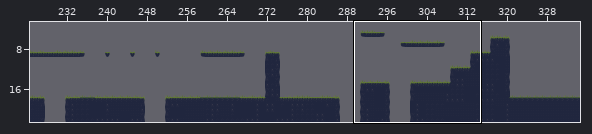
Tiled map, stored at ScifiDruid/bin/Debug/net6.0/Content/Stage1.tmx. Above: a wide view before the commit, with the close-up outlined.
Close-up. The starting point:
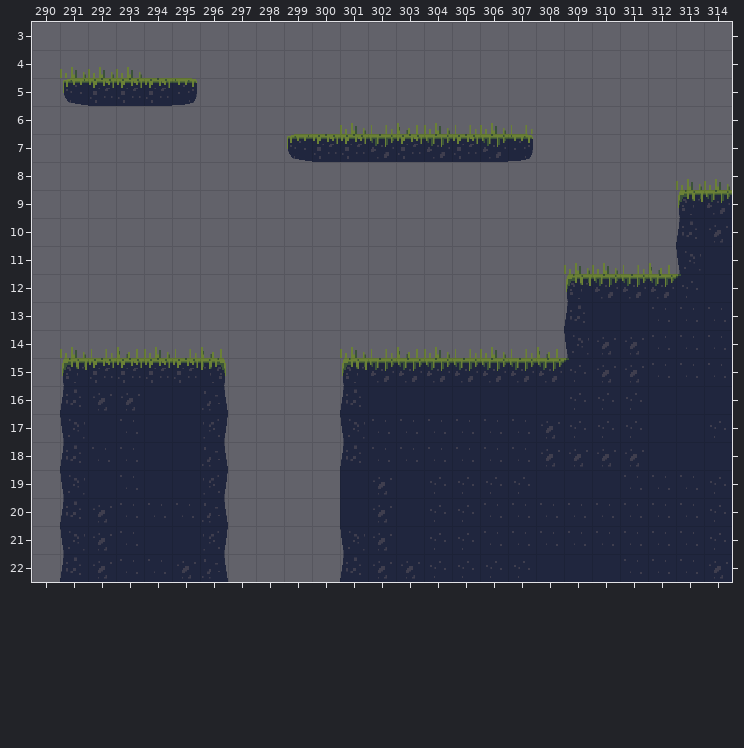
Cells are 32x32 px. Shown: x 290..314, y 3..22. The commit also changed other parts of the map, which this record leaves out.
And afterwards:
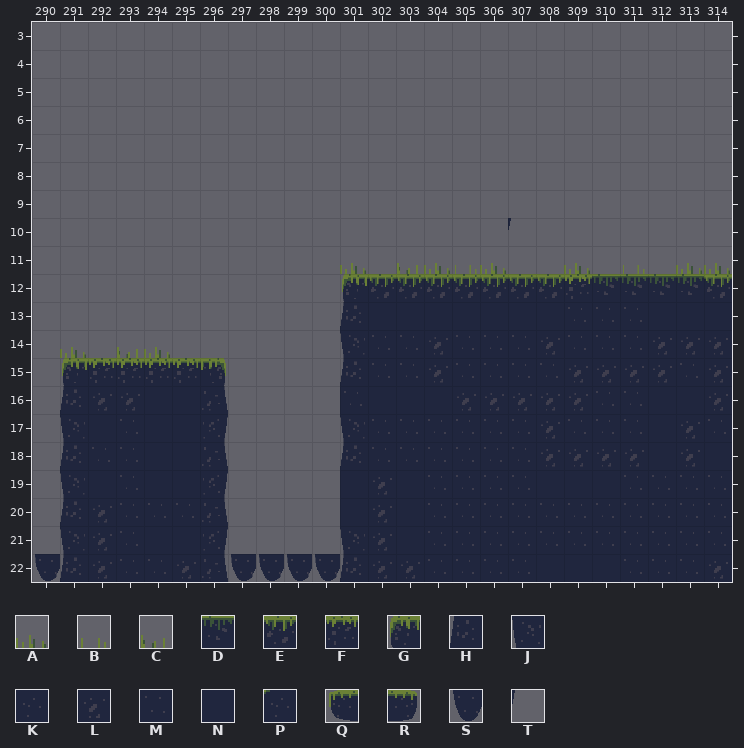
Key: from "tileset1": A 0, B 1, C 2, D 6, E 7, F 8, G 12, H 13, J 15, K 17, L 18, M 19, N 20, P 21, Q 23, R 24, S 26, T 27.
_ is an empty cell.
The edit:
{"where": "layer \"Blocks\""}
{"y":5,"x":291,"old":"QFFFR","new":"_____"}
{"y":7,"x":299,"old":"QFFEFEFER","new":"_________"}
{"y":9,"x":313,"old":"GE","new":"__"}
{"y":10,"x":313,"old":"HL","new":"__"}
{"y":11,"x":313,"old":"JN","new":"__"}
{"y":12,"x":301,"old":"________GEEEPN","new":"GEEEEEEEFDDDDE"}
{"y":13,"x":301,"old":"________H","new":"HNNNNNNNM"}
{"y":14,"x":301,"old":"________JLLMMM","new":"JMMLMMMLMMMLLL"}
{"y":15,"x":301,"old":"GEEEEEEEP","new":"HMMLMMMML"}
{"y":15,"x":312,"old":"M","new":"L"}
{"y":15,"x":314,"old":"M","new":"L"}
{"y":16,"x":301,"old":"H","new":"M"}
{"y":16,"x":305,"old":"NNNNKKK","new":"LLLLLMM"}
{"y":16,"x":314,"old":"N","new":"L"}
{"y":17,"x":309,"old":"KKK","new":"MMM"}
{"y":17,"x":313,"old":"NK","new":"LM"}
{"y":18,"x":313,"old":"N","new":"L"}
{"y":19,"x":304,"old":"KKKK","new":"MMMM"}
{"y":19,"x":314,"old":"K","new":"M"}
{"y":20,"x":304,"old":"KK","new":"MM"}
{"y":20,"x":314,"old":"K","new":"M"}
{"y":21,"x":304,"old":"KK","new":"MM"}
{"y":21,"x":314,"old":"K","new":"M"}
{"y":22,"x":290,"old":"_","new":"S"}
{"y":22,"x":297,"old":"____","new":"SSSS"}
{"y":22,"x":304,"old":"KKKK","new":"MMMM"}
{"where": "layer \"Props\""}
{"y":4,"x":291,"old":"AAA","new":"___"}
{"y":6,"x":301,"old":"ABCABAB","new":"_______"}
{"y":8,"x":313,"old":"AA","new":"__"}
{"y":10,"x":307,"old":"_","new":"T"}
{"y":11,"x":301,"old":"_","new":"A"}
{"y":11,"x":303,"old":"____","new":"CABA"}
{"y":11,"x":310,"old":"A","new":"_"}
{"y":11,"x":312,"old":"C__","new":"_AA"}
{"y":14,"x":292,"old":"B","new":"_"}
{"y":14,"x":295,"old":"BC","new":"__"}
{"y":14,"x":301,"old":"ABCABABC","new":"________"}
